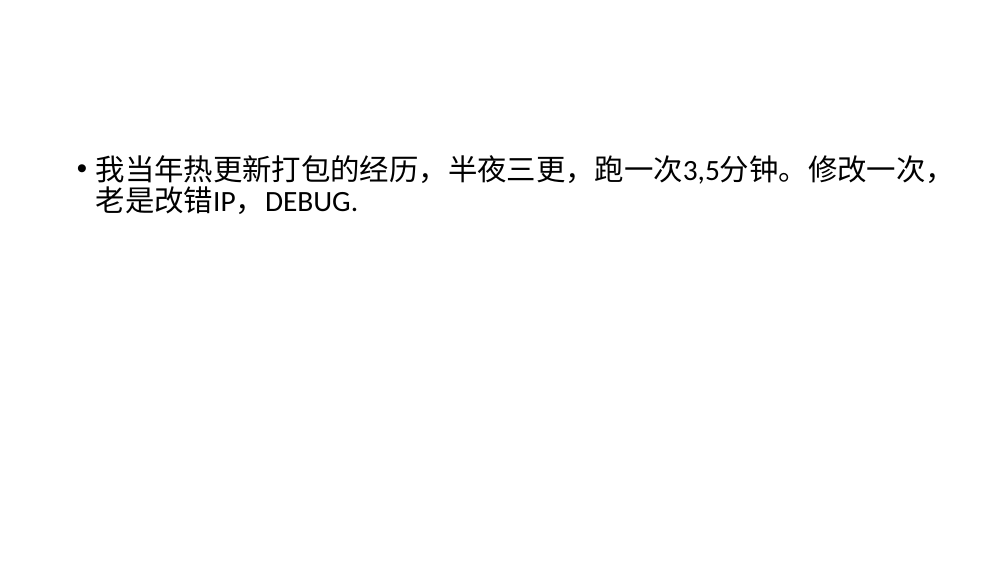
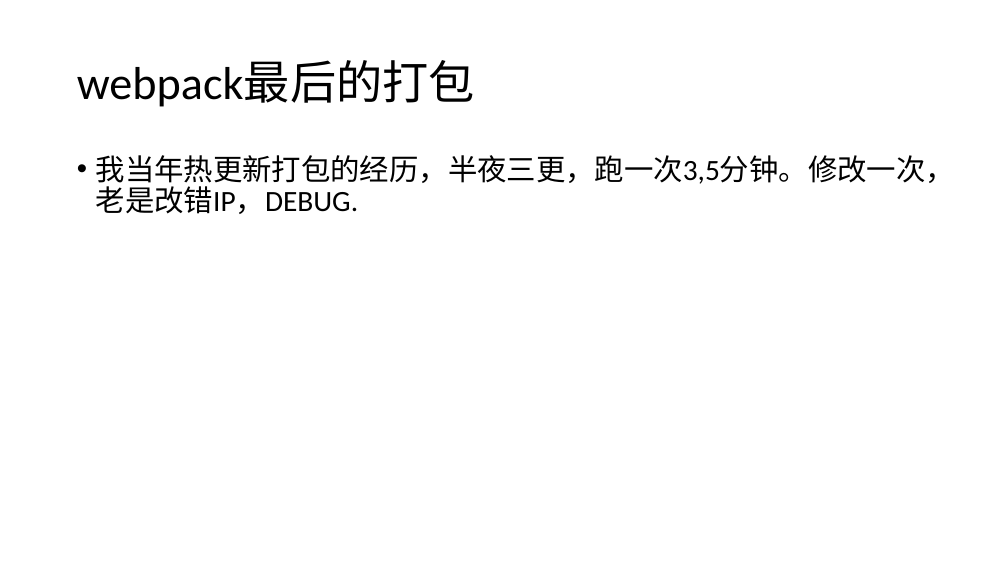
Before and after one commit to Cohen-Wang/workbench, a slide deck: slide 36 of cloud/培训 - webpack.pptx (slide 31 before the commit). Drawn at 1008x567 pixels with LibreOffice and Linux fonts; fonts in the diff are those of the drawing. Boxes give left, top, right and bottom in pixels: in the first picture for what was removed or moved away, otherwise in the second. Text is boxed around its words. In the diff, an @@ line names an element or a change of style, - is before the commit and + after.

```diff
--- a/cloud/培训 - webpack.pptx
+++ b/cloud/培训 - webpack.pptx
@@ title added at (x1=77, y1=61, x2=475, y2=107), 44 pt, text #000000 @@
+webpack最后的打包
```
Also in this commit, not shown: 4 other slides changed, 6 slides added.
